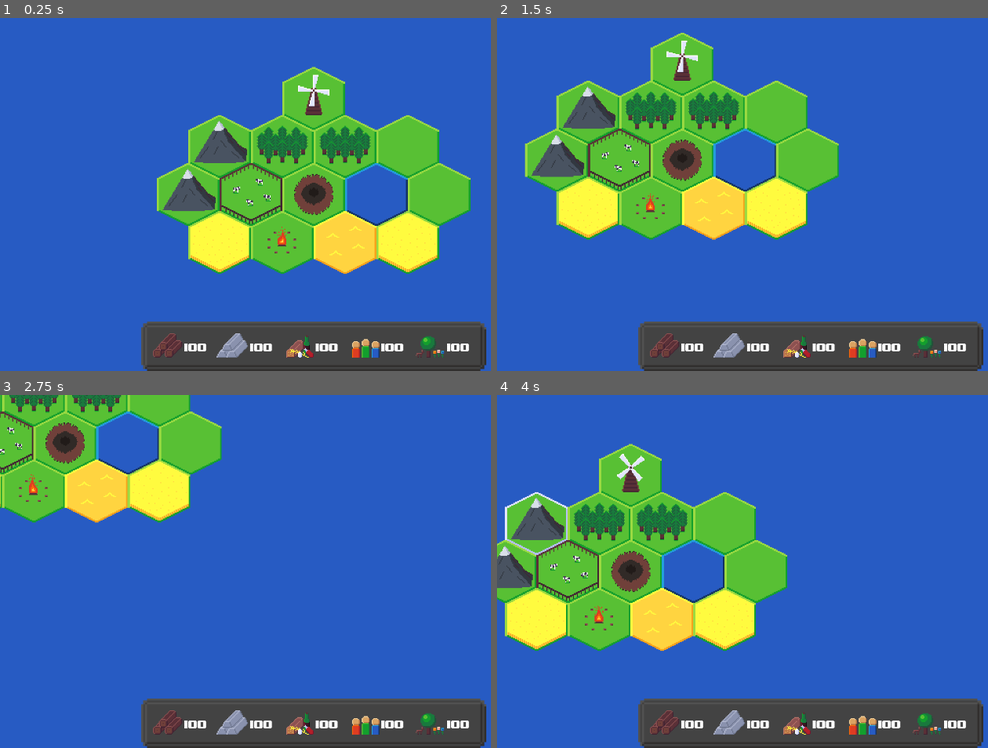
Above: before the commit, frames 1-4 (two rows, left to right).
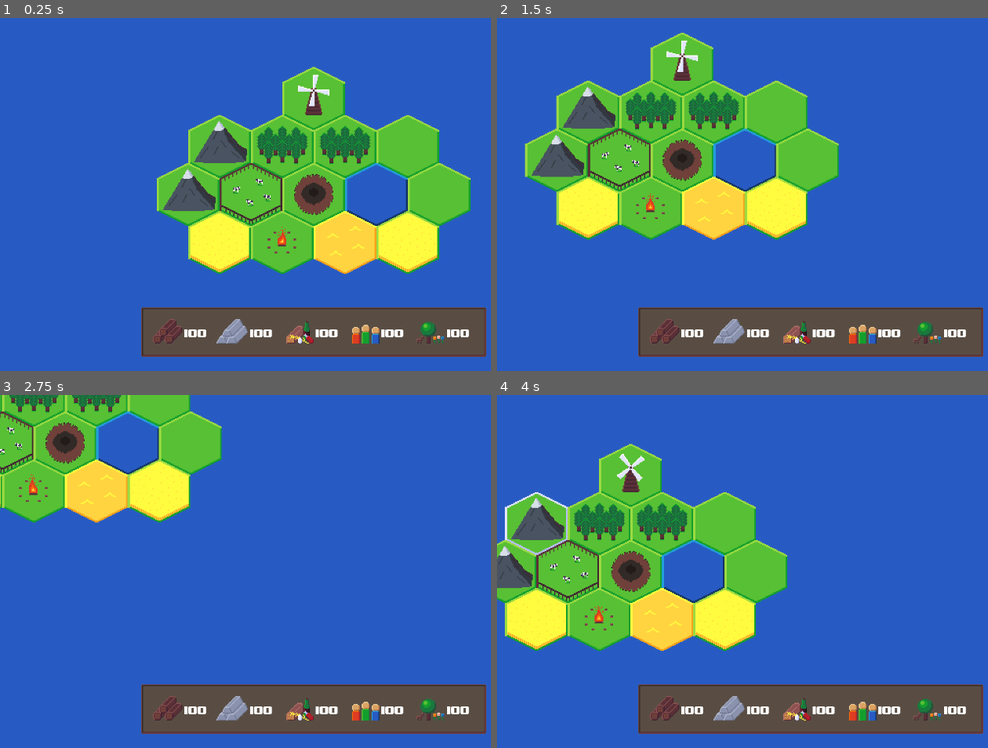
Above: after the commit, the same moments.

Repository: Lunatic-Games/the-holy-land
Game: Godot game, scene res://Game.tscn
Same seed, same stepped clock (60 frames per second), same inputs: the game is played once before the commit and once after it.
Inputs (mouse positions are in pixels of both pictures, inside the frame that each line leads up to):
- Up to frame 1 (0.25 s): no input
- Up to frame 2 (1.5 s): move the mouse to (904, 145) at 0.52 s; hold Right (ui_right) 0.53-1.28 s; click (904, 145) at 0.67 s; move the mouse to (816, 194) at 1.27 s; hold Down (ui_down) from 1.28 s (still down); click (816, 194) at 1.42 s
- Up to frame 3 (2.75 s): move the mouse to (216, 500) at 2.02 s; release Down (ui_down) at 2.03 s; hold Right (ui_right) from 2.03 s (still down); click (216, 500) at 2.17 s
- Up to frame 4 (4 s): move the mouse to (531, 490) at 2.77 s; release Right (ui_right) at 2.78 s; hold Up (ui_up) 2.78-3.53 s; click (531, 490) at 2.92 s; move the mouse to (521, 515) at 3.52 s; hold Left (ui_left) from 3.53 s (still down); click (521, 515) at 3.67 s

The runs differ from the first frame. In frame 1, 8.6% of the frame differs, in the area x 28-100%, y 82-100%; in frame 2, 8.6%; in frame 3, 8.6%; in frame 4, 8.6%.

Commit message:
Update panels

Diff:
--- a/Game.tscn
+++ b/Game.tscn
@@ -11,7 +11,7 @@
 [ext_resource path="res://Tiles/Hole/Hole.tscn" type="PackedScene" id=9]
 [ext_resource path="res://Tiles/Windmill/Windmill.tscn" type="PackedScene" id=10]
 [ext_resource path="res://Tiles/Water/Water.tscn" type="PackedScene" id=11]
-[ext_resource path="res://UI/panel-export.png" type="Texture" id=12]
+[ext_resource path="res://UI/Panel.png" type="Texture" id=12]
 [ext_resource path="res://UI/Wood.png" type="Texture" id=13]
 [ext_resource path="res://UI/upheavtt.ttf" type="DynamicFontData" id=14]
 [ext_resource path="res://UI/Iron.png" type="Texture" id=15]
@@ -86,8 +86,9 @@
 anchor_right = 0.5
 anchor_bottom = 1.0
 margin_left = -352.0
-margin_top = -101.0
+margin_top = -130.0
 margin_right = 352.0
+margin_bottom = -29.0
 texture = ExtResource( 12 )
 region_rect = Rect2( 0, 0, 64, 64 )
 patch_margin_left = 16
Binary file added: UI/Border.aseprite
Binary file added: UI/Panel.aseprite
Binary file added: UI/Panel.png
Not shown, changed: UI/Panel.png.import
Binary file removed: UI/panel-export.png
Not shown, removed: UI/panel-export.png.import
Binary file removed: UI/panel.png
